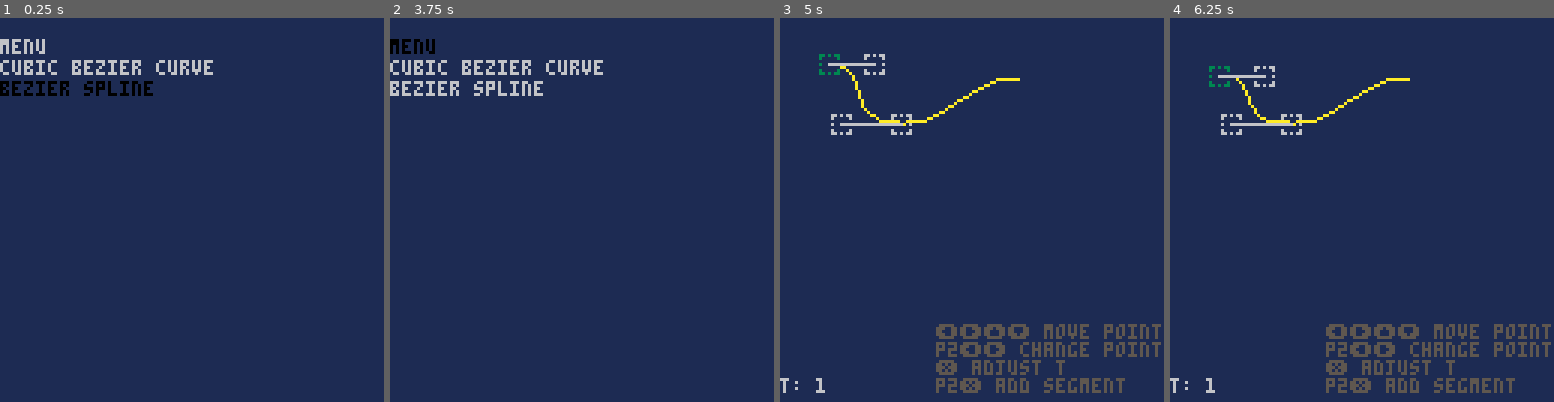
Above: before the commit, frames 1-4 (left to right).
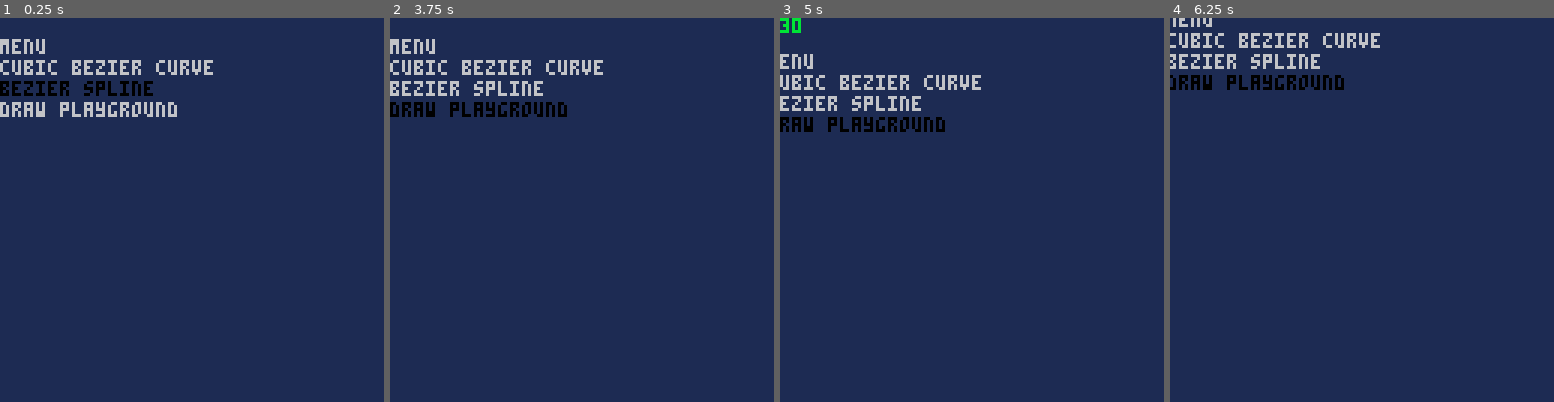
Above: after the commit, the same moments.

Repository: ajbowen249/pico-8-bezier
Game: PICO-8 cartridge bezier.p8
Same seed, same stepped clock (60 frames per second), same inputs: the game is played once before the commit and once after it.
Inputs:
- Up to frame 1 (0.25 s): no input
- Up to frame 2 (3.75 s): tap X (X key) at 0.33, 1.07, 1.85, 2.97 s; tap O (Z key) at 0.7, 1.7, 2.1, 2.5, 2.9, 3.3, 3.7 s; hold Right 1.6-2.1 s; hold Up 2.15-2.42 s; hold Right 2.47-3.03 s; hold Left 3.08-3.58 s; hold Down from 3.63 s (still down)
- Up to frame 3 (5 s): release Down at 3.97 s; hold Right 4.02-4.68 s; tap X (X key) at 4.08 s; tap O (Z key) at 4.1, 4.5, 4.9 s; hold Up from 4.73 s (still down)
- Up to frame 4 (6.25 s): release Up at 5.03 s; hold Left 5.08-5.68 s; tap X (X key) at 5.2 s; tap O (Z key) at 5.3, 5.7, 6.1 s; hold Down 5.73-6.03 s; hold Right from 6.08 s (still down)

The runs differ from the first frame. In frame 1, 0.9% of the frame differs, in the area x 0-47%, y 21-26%; in frame 2, 1.2%; in frame 3, 7.2%, in the area x 0-100%, y 0-98%; in frame 4, 7.2%.

Commit message:
add basic drawing playground screen

Diff:
--- a/bezier.p8
+++ b/bezier.p8
@@ -545,7 +545,7 @@
           bsds.set_t_value += bsds.t_adjust_incr * 5
         end
 
-        if btn(4) then
+        if btnp(4) then
           selected_program = 1
         end
 
@@ -562,6 +562,57 @@
         if btnp(5, 1) then
           bsds.spline = bez_spline_from_string(stat(4))
         end
+  end
+end
+
+-->8
+-- drawing playground 1
+
+-- lumpy circle for testing
+-- 4,11.5,56.5,7.5,49,5,6.5,40,6.5,40,6.5,75,6.5,112,22,100,52.5,100,52.5,88,83,73.5,98.25,48.5,92,48.5,92,23.5,85.75,13,78.625,9.5,63.5
+dp1s = {} -- drawing playground 1 state
+function init_draw_playground_1()
+  if bsds.spline == nil then
+    init_bez_spline_demo()
+  end
+
+  dp1s.spline = bsds.spline
+  dp1s.incr = 0.1
+  dp1s.c_x = 0
+  dp1s.c_y = 0
+end
+
+function draw_draw_playground_1()
+  rectfill(0, 0, 127, 127, 1)
+  camera(dp1s.c_x, dp1s.c_y)
+  local spline = calc_bez_spline(dp1s.spline, dp1s.incr, 1)
+
+  draw_vector_line(spline.curves, 10)
+
+  print(stat(7), dp1s.c_x, dp1s.c_y, 11)
+end
+
+function update_draw_playground_1()
+  local camera_move = 1
+
+  if btn(0) then
+    dp1s.c_x -= camera_move
+  end
+
+  if btn(1) then
+    dp1s.c_x += camera_move
+  end
+
+  if btn(2) then
+    dp1s.c_y -= camera_move
+  end
+
+  if btn(3) then
+    dp1s.c_y += camera_move
+  end
+
+  if btnp(4) then
+    selected_program = 1
   end
 end
 
@@ -578,6 +629,7 @@
       "menu",
       "cubic bezier curve",
       "bezier spline",
+      "draw playground",
     },
   }
 end
@@ -619,18 +671,21 @@
   init_main_menu,
   init_cubic_bezier_demo,
   init_bez_spline_demo,
+  init_draw_playground_1,
 }
 
 draw_funcs = {
   draw_main_menu,
   draw_cubic_bezier_demo,
   draw_bez_spline_demo,
+  draw_draw_playground_1,
 }
 
 update_funcs = {
   update_main_menu,
   update_cubic_bezier_demo,
   update_bez_spline_demo,
+  update_draw_playground_1,
 }
 
 function _draw()
